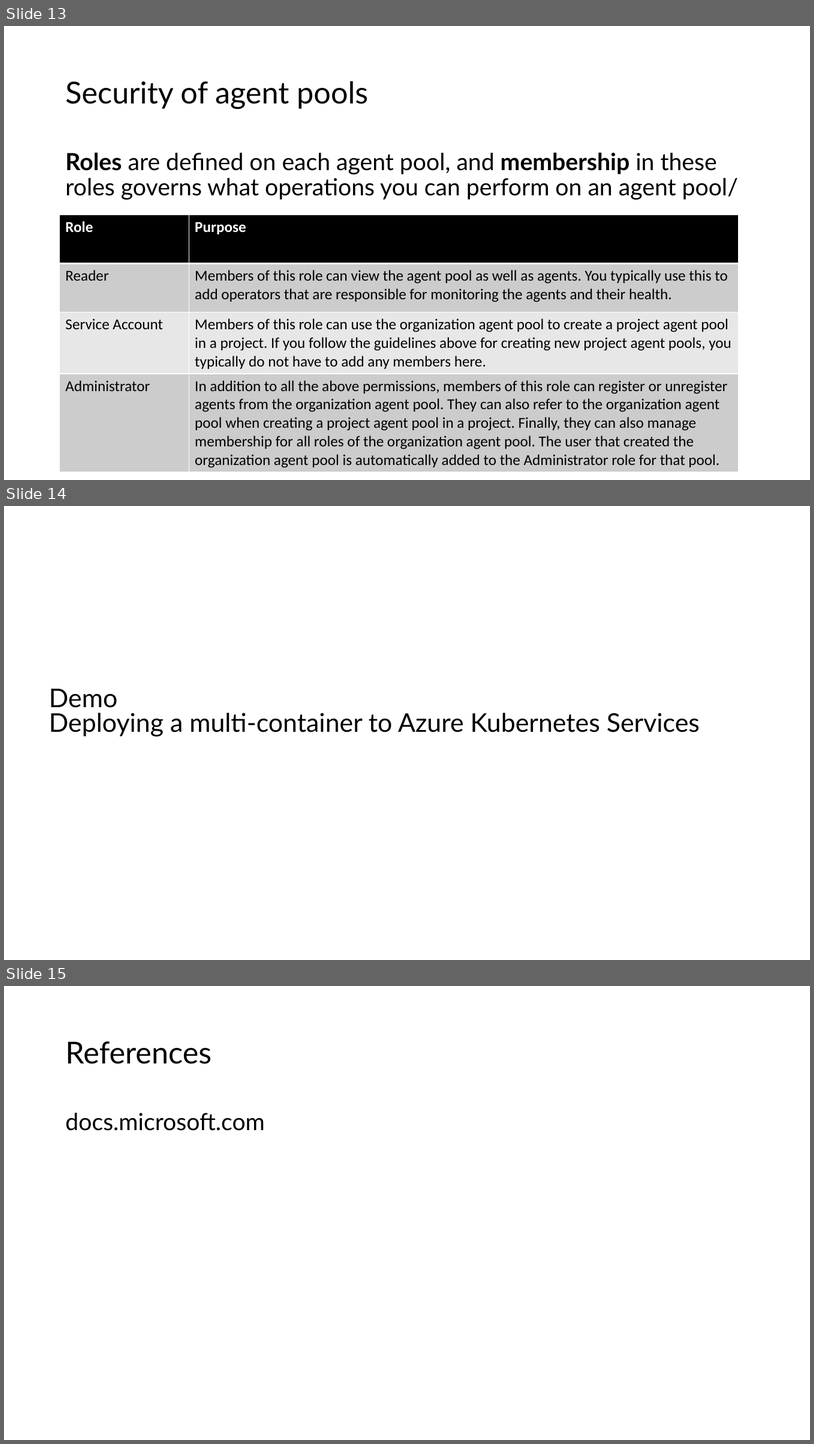
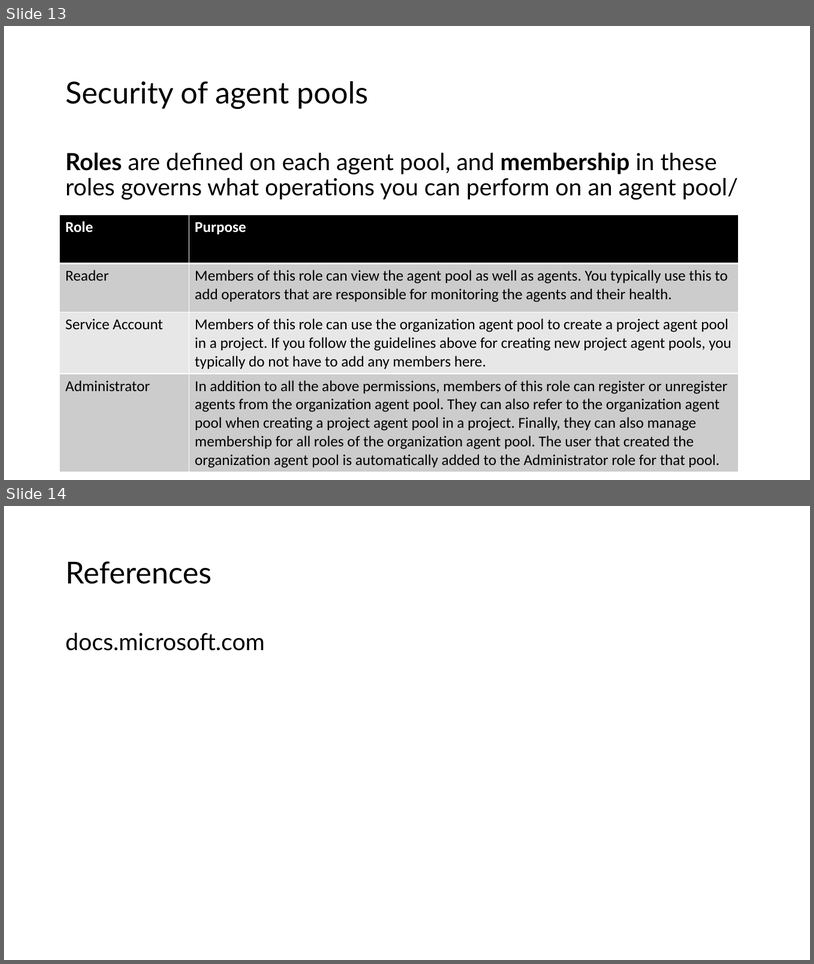
Before and after one commit to ceteongvanness/eventdemo, a slide deck: Azure DevOps/03 - Implement & Manage Build Infrastructure/Implement and Manage Build Infrastructure.pptx. Shown one above the other, each under a label of ours: slides 13, 14 and 15 before the commit, slides 13 and 14 after it. The pictures are 814x1444 and 814x964 pixels, drawn with LibreOffice and Linux fonts; fonts in the diff are those of the drawing. Boxes give left, top, right and bottom in pixels: in the first picture for what was removed or moved away, otherwise in the second. Text is boxed around its words. In the diff, an @@ line names an element or a change of style, - is before the commit and + after.

```diff
--- a/Azure DevOps/03 - Implement & Manage Build Infrastructure/Implement and Manage Build Infrastructure.pptx
+++ b/Azure DevOps/03 - Implement & Manage Build Infrastructure/Implement and Manage Build Infrastructure.pptx
@@ slide 14 removed at box(4, 506, 810, 960), background #FFFFFF @@
@@ text removed at box(49, 688, 700, 736) @@
-Demo
-Deploying a multi-container to Azure Kubernetes Services
@@ what was slide 15 is now slide 14 @@
```
Also in this commit, not shown: 1 slide changed, 2 other files.
